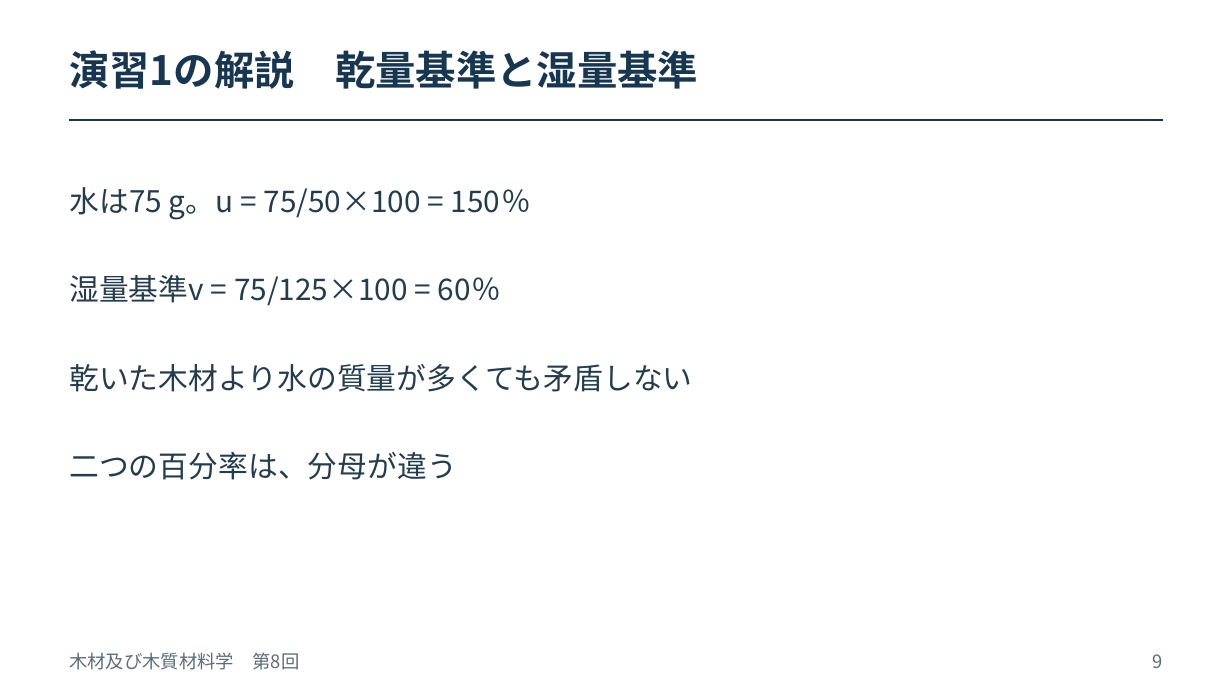
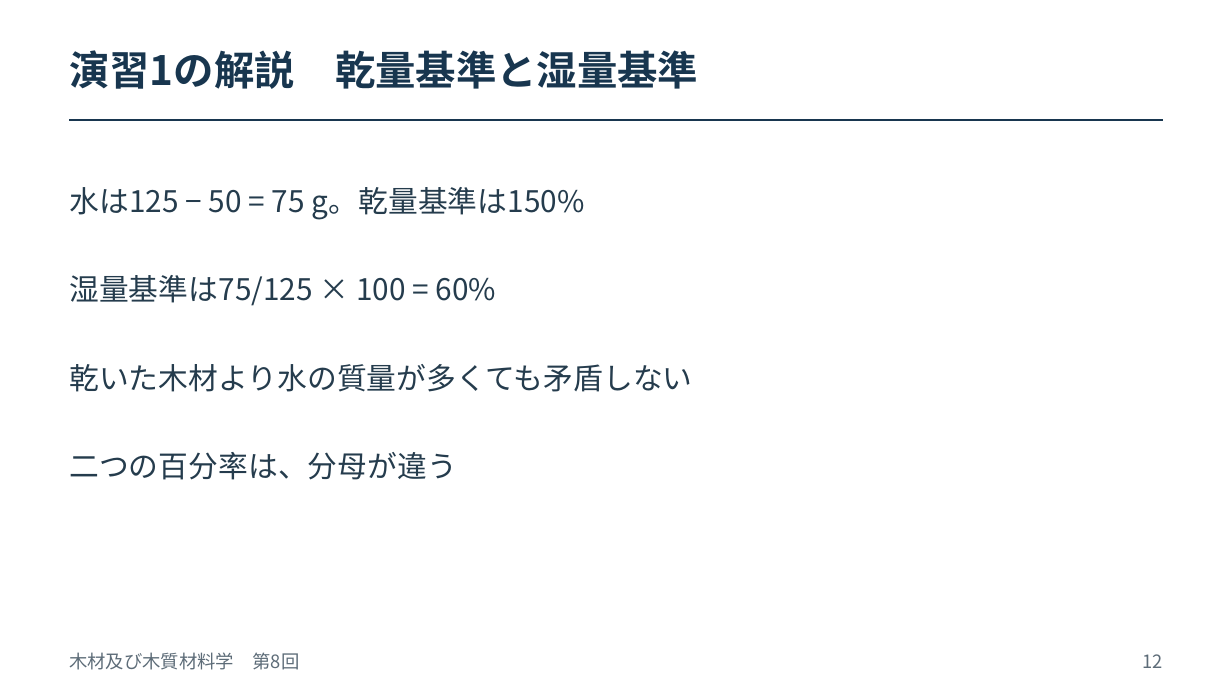
Before and after one commit to zooc-14calbp/wood-science-course, a slide deck: slide 12 of 第08回/08_木材と水.pptx (slide 9 before the commit). Drawn at 1232x693 pixels with LibreOffice and Linux fonts; fonts in the diff are those of the drawing. Boxes give left, top, right and bottom in pixels: in the first picture for what was removed or moved away, otherwise in the second. Text is boxed around its words. In the diff, an @@ line names an element or a change of style, - is before the commit and + after.

```diff
--- a/第08回/08_木材と水.pptx
+++ b/第08回/08_木材と水.pptx
@@ text at (69,187,585,220): text changed @@
-水は75 g。u = 75/50×100 = 150％
+水は125 − 50 = 75 g。乾量基準は150%
@@ text at (69,275,496,306): text changed @@
-湿量基準v = 75/125×100 = 60％
+湿量基準は75/125 × 100 = 60%
@@ text at (1142,654,1162,668): text changed @@
-9
+12
```
Also in this commit, not shown: 15 other slides changed, 4 slides added, 1 slide removed, 12 other files.
